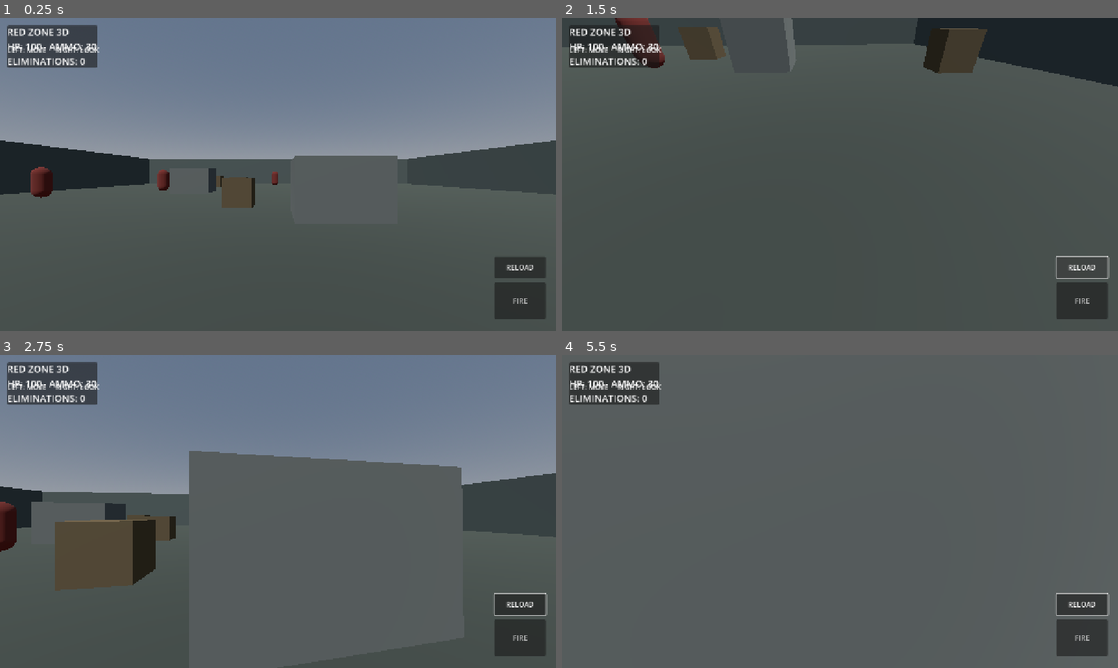
Above: before the commit, frames 1-4 (two rows, left to right).
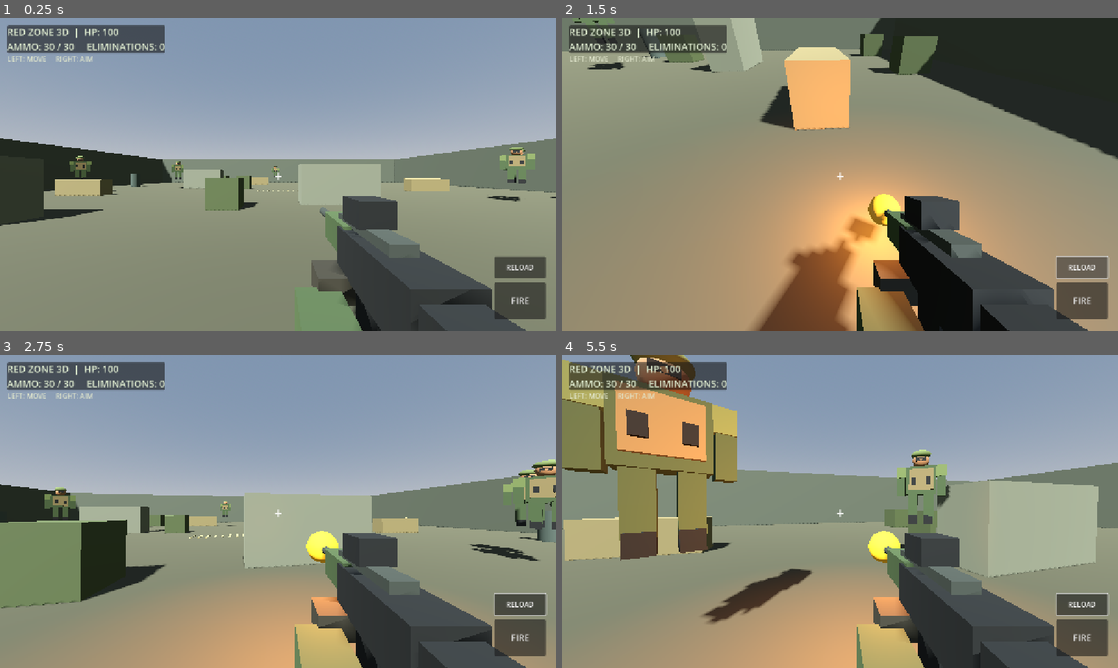
Above: after the commit, the same moments.

Repository: skanderskon554-svg/Red-zone-3d
Game: Godot game, scene res://scenes/main.tscn
Two runs of this game, one before a commit and one after it. Both use one fixed random seed, a clock stepped at 60 frames per second and the inputs below.
Inputs (mouse positions are in pixels of both pictures, inside the frame that each line leads up to):
- Up to frame 1 (0.25 s): no input
- Up to frame 2 (1.5 s): click "FIRE" at 0.5 s; click "RELOAD" at 1.25 s
- Up to frame 3 (2.75 s): move the mouse to (305, 511) at 2.02 s; hold W from 2.03 s (still down)
- Up to frame 4 (5.5 s): keep holding W; move the mouse to (812, 511) at 2.77 s; move the mouse to (851, 505) at 3.52 s; move the mouse to (834, 517) at 4.27 s; move the mouse to (878, 514) at 5.02 s

The runs differ from the first frame. In frame 1, 89% of the frame differs, in the area x 0-100%, y 0-100%; in frame 2, 89%; in frame 3, 94%; in frame 4, 95%.
Error after the commit: Cannot call method 'start' on a null value. (res://scripts/main.gd:416)

Commit message:
Upgrade RED ZONE 3D visuals, soldiers, rifle and sound effects

Diff:
--- a/scripts/main.gd
+++ b/scripts/main.gd
@@ -12,15 +12,57 @@
 var move_vector := Vector2.ZERO
 var fire_button: Button
 var hud_label: Label
-var joystick: ColorRect
+var weapon_root: Node3D
+var muzzle_flash: MeshInstance3D
+var flash_light: OmniLight3D
+var fire_audio: AudioStreamPlayer
+var reload_audio: AudioStreamPlayer
+
+const RIFLE_DARK := Color(0.075, 0.085, 0.075)
+const RIFLE_METAL := Color(0.19, 0.21, 0.19)
+const OLIVE := Color(0.22, 0.28, 0.17)
+const OLIVE_LIGHT := Color(0.34, 0.39, 0.23)
+const TAN := Color(0.42, 0.37, 0.25)
 
 func _ready() -> void:
 	Input.mouse_mode = Input.MOUSE_MODE_CAPTURED
+	randomize()
 	_build_world()
 	_build_player()
 	_build_hud()
-	for i in range(5):
+	_build_audio()
+	for i in range(6):
 		_spawn_enemy()
+
+func _material(color: Color, roughness := 0.88, metallic := 0.0) -> StandardMaterial3D:
+	var mat := StandardMaterial3D.new()
+	mat.albedo_color = color
+	mat.roughness = roughness
+	mat.metallic = metallic
+	return mat
+
+func _part(parent: Node3D, part_name: String, mesh_data: Mesh, pos: Vector3, color: Color, rot := Vector3.ZERO) -> MeshInstance3D:
+	var instance := MeshInstance3D.new()
+	instance.name = part_name
+	instance.mesh = mesh_data
+	instance.position = pos
+	instance.rotation_degrees = rot
+	instance.material_override = _material(color)
+	parent.add_child(instance)
+	return instance
+
+func _cube(parent: Node3D, part_name: String, pos: Vector3, size: Vector3, color: Color, rot := Vector3.ZERO) -> MeshInstance3D:
+	var shape := BoxMesh.new()
+	shape.size = size
+	return _part(parent, part_name, shape, pos, color, rot)
+
+func _cylinder(parent: Node3D, part_name: String, pos: Vector3, radius: float, height: float, color: Color, rot := Vector3.ZERO) -> MeshInstance3D:
+	var shape := CylinderMesh.new()
+	shape.top_radius = radius
+	shape.bottom_radius = radius
+	shape.height = height
+	shape.radial_segments = 12
+	return _part(parent, part_name, shape, pos, color, rot)
 
 func _build_world() -> void:
 	var env := WorldEnvironment.new()
@@ -29,39 +71,57 @@
 	environment.sky = Sky.new()
 	environment.sky.sky_material = ProceduralSkyMaterial.new()
 	environment.ambient_light_source = Environment.AMBIENT_SOURCE_COLOR
-	environment.ambient_light_color = Color(0.55, 0.60, 0.68)
-	environment.ambient_light_energy = 0.7
+	environment.ambient_light_color = Color(0.48, 0.53, 0.48)
+	environment.ambient_light_energy = 0.72
+	environment.tonemap_mode = Environment.TONE_MAPPER_FILMIC
 	env.environment = environment
 	add_child(env)
+
 	var sun := DirectionalLight3D.new()
-	sun.rotation_degrees = Vector3(-55, -25, 0)
-	sun.light_energy = 1.4
+	sun.rotation_degrees = Vector3(-48, -32, 0)
+	sun.light_energy = 1.45
+	sun.shadow_enabled = true
 	add_child(sun)
-	_box("Ground", Vector3(0, -0.5, 0), Vector3(45, 1, 45), Color(0.19, 0.22, 0.20), true)
-	for x in [-21.0, 21.0]:
-		_box("Boundary", Vector3(x, 2, 0), Vector3(1, 4, 43), Color(0.25, 0.29, 0.28), true)
-	for z in [-21.0, 21.0]:
-		_box("Boundary", Vector3(0, 2, z), Vector3(43, 4, 1), Color(0.25, 0.29, 0.28), true)
-	for p in [Vector3(-7,1,-5), Vector3(6,1,-8), Vector3(2,1,5), Vector3(-9,1,8), Vector3(10,1,10)]:
-		_box("Concrete cover", p, Vector3(3,2,2), Color(0.32,0.34,0.33), true)
-	for i in range(12):
-		var x := randf_range(-17,17)
-		var z := randf_range(-17,17)
-		_box("Crate", Vector3(x,0.65,z), Vector3(1.3,1.3,1.3), Color(0.30,0.25,0.16), true)
+
+	_box("Dusty battlefield", Vector3(0, -0.5, 0), Vector3(48, 1, 48), Color(0.25, 0.25, 0.19), true)
+	for x in [-23.0, 23.0]:
+		_box("Perimeter wall", Vector3(x, 2.2, 0), Vector3(1.2, 4.4, 47), Color(0.28, 0.30, 0.26), true)
+	for z in [-23.0, 23.0]:
+		_box("Perimeter wall", Vector3(0, 2.2, z), Vector3(47, 4.4, 1.2), Color(0.28, 0.30, 0.26), true)
+
+	# Large concrete barriers and sandbag positions
+	for p in [Vector3(-8,1,-6), Vector3(7,1,-9), Vector3(3,1,5), Vector3(-10,1,9), Vector3(12,1,11)]:
+		_box("Concrete barricade", p, Vector3(3.8,2,1.4), Color(0.38,0.39,0.34), true)
+	for p in [Vector3(-3,0.55,-13), Vector3(13,0.55,-2), Vector3(-14,0.55,1), Vector3(5,0.55,15)]:
+		_box("Sandbag stack", p, Vector3(3.2,1.1,1.0), Color(0.43,0.39,0.27), true)
+
+	# Crates, drums, road markings and scattered debris
+	for i in range(15):
+		var x := randf_range(-19, 19)
+		var z := randf_range(-19, 19)
+		if Vector2(x, z).length() > 5.0:
+			_box("Military supply crate", Vector3(x,0.65,z), Vector3(1.35,1.3,1.35), Color(0.25,0.29,0.18), true)
+	for p in [Vector3(-17,0.8,-8), Vector3(17,0.8,4), Vector3(-5,0.8,18)]:
+		_cylinder_world("Fuel drum", p, 0.48, 1.6, Color(0.25,0.29,0.27))
+	for i in range(9):
+		var mark := BoxMesh.new()
+		mark.size = Vector3(0.12, 0.025, 1.4)
+		var decal := MeshInstance3D.new()
+		decal.mesh = mark
+		decal.position = Vector3(-1.8 + i * 0.45, 0.015, -2.0)
+		decal.material_override = _material(Color(0.52,0.48,0.34))
+		add_child(decal)
 
 func _box(n: String, pos: Vector3, size: Vector3, color: Color, solid: bool) -> void:
-	var body := StaticBody3D.new() if solid else Node3D.new()
+	var body: Node3D = StaticBody3D.new() if solid else Node3D.new()
 	body.name = n
 	body.position = pos
-	var mesh := MeshInstance3D.new()
-	var shape := BoxMesh.new()
-	shape.size = size
-	mesh.mesh = shape
-	var mat := StandardMaterial3D.new()
-	mat.albedo_color = color
-	mat.roughness = 0.9
-	mesh.material_override = mat
-	body.add_child(mesh)
+	var mesh := BoxMesh.new()
+	mesh.size = size
+	var instance := MeshInstance3D.new()
+	instance.mesh = mesh
+	instance.material_override = _material(color)
+	body.add_child(instance)
 	if solid:
 		var collision := CollisionShape3D.new()
 		var box := BoxShape3D.new()
@@ -70,20 +130,85 @@
 		body.add_child(collision)
 	add_child(body)
 
+func _cylinder_world(n: String, pos: Vector3, radius: float, height: float, color: Color) -> void:
+	var body := StaticBody3D.new()
+	body.name = n
+	body.position = pos
+	var mesh := CylinderMesh.new()
+	mesh.top_radius = radius
+	mesh.bottom_radius = radius
+	mesh.height = height
+	var instance := MeshInstance3D.new()
+	instance.mesh = mesh
+	instance.material_override = _material(color)
+	body.add_child(instance)
+	var collision := CollisionShape3D.new()
+	var shape := CylinderShape3D.new()
+	shape.radius = radius
+	shape.height = height
+	collision.shape = shape
+	body.add_child(collision)
+	add_child(body)
+
 func _build_player() -> void:
 	player = CharacterBody3D.new()
-	player.position = Vector3(0, 1, 12)
+	player.position = Vector3(0, 1, 15)
 	var collision := CollisionShape3D.new()
 	var capsule := CapsuleShape3D.new()
 	capsule.radius = 0.38
 	capsule.height = 1.8
 	collision.shape = capsule
 	player.add_child(collision)
+
 	camera = Camera3D.new()
 	camera.position.y = 0.55
 	camera.current = true
+	camera.fov = 78.0
 	player.add_child(camera)
 	add_child(player)
+	_build_rifle()
+
+func _build_rifle() -> void:
+	weapon_root = Node3D.new()
+	weapon_root.name = "FIRST_PERSON_ASSAULT_RIFLE"
+	weapon_root.position = Vector3(0.34, -0.31, -0.62)
+	camera.add_child(weapon_root)
+
+	# Receiver, stock, handguard, barrel, magazine and top rail
+	_cube(weapon_root, "Rifle receiver", Vector3(0,0,0), Vector3(0.16,0.17,0.48), RIFLE_DARK)
+	_cube(weapon_root, "Rifle handguard", Vector3(0,0.025,-0.34), Vector3(0.14,0.14,0.34), OLIVE)
+	_cube(weapon_root, "Rifle stock", Vector3(0,-0.015,0.34), Vector3(0.13,0.14,0.32), RIFLE_DARK)
+	_cylinder(weapon_root, "Long rifle barrel", Vector3(0,0.035,-0.62), 0.027, 0.48, RIFLE_METAL, Vector3(90,0,0))
+	_cube(weapon_root, "Magazine", Vector3(0,-0.17,-0.02), Vector3(0.105,0.25,0.16), RIFLE_DARK, Vector3(-8,0,0))
+	_cube(weapon_root, "Top rail", Vector3(0,0.105,-0.12), Vector3(0.08,0.035,0.44), RIFLE_METAL)
+	_cube(weapon_root, "Optic sight", Vector3(0,0.17,-0.12), Vector3(0.13,0.10,0.16), RIFLE_DARK)
+	_cube(weapon_root, "Front grip", Vector3(0,-0.12,-0.31), Vector3(0.075,0.20,0.09), RIFLE_DARK, Vector3(-10,0,0))
+	_cube(weapon_root, "Trigger grip", Vector3(0,-0.15,0.13), Vector3(0.075,0.20,0.10), RIFLE_DARK, Vector3(-12,0,0))
+	# First-person sleeve and glove suggest the soldier's support arm
+	_cube(weapon_root, "Sleeve", Vector3(-0.19,-0.22,0.03), Vector3(0.17,0.19,0.32), OLIVE)
+	_cube(weapon_root, "Glove", Vector3(-0.12,-0.13,-0.18), Vector3(0.14,0.10,0.16), Color(0.18,0.17,0.13))
+
+	var flash_mesh := SphereMesh.new()
+	flash_mesh.radius = 0.12
+	flash_mesh.height = 0.24
+	muzzle_flash = _part(weapon_root, "Muzzle flash", flash_mesh, Vector3(0,0.04,-0.88), Color(1.0,0.68,0.16))
+	muzzle_flash.visible = false
+	flash_light = OmniLight3D.new()
+	flash_light.position = Vector3(0,0.04,-0.9)
+	flash_light.light_color = Color(1.0,0.55,0.18)
+	flash_light.omni_range = 4.0
+	flash_light.light_energy = 2.5
+	flash_light.visible = false
+	weapon_root.add_child(flash_light)
+	var flash_timer := Timer.new()
+	flash_timer.one_shot = true
+	flash_timer.wait_time = 0.075
+	flash_timer.timeout.connect(func():
+		if is_instance_valid(muzzle_flash):
+			muzzle_flash.visible = false
+			flash_light.visible = false
+	)
+	weapon_root.add_child(flash_timer)
 
 func _build_hud() -> void:
 	var layer := CanvasLayer.new()
@@ -93,13 +218,26 @@
 	layer.add_child(panel)
 	hud_label = Label.new()
 	hud_label.add_theme_font_size_override("font_size", 22)
+	hud_label.add_theme_color_override("font_color", Color(0.88,0.93,0.82))
 	panel.add_child(hud_label)
+
 	var hint := Label.new()
-	hint.text = "LEFT: MOVE     RIGHT: LOOK"
-	hint.position = Vector2(16, 62)
+	hint.text = "LEFT: MOVE     RIGHT: AIM"
+	hint.position = Vector2(16, 82)
+	hint.add_theme_color_override("font_color", Color(0.88,0.9,0.8))
 	layer.add_child(hint)
+
+	var crosshair := Label.new()
+	crosshair.text = "+"
+	crosshair.add_theme_font_size_override("font_size", 34)
+	crosshair.add_theme_color_override("font_color", Color(1,1,1,0.9))
+	crosshair.set_anchors_and_offsets_preset(Control.PRESET_CENTER)
+	crosshair.position = Vector2(-10,-22)
+	layer.add_child(crosshair)
+
 	fire_button = Button.new()
 	fire_button.text = "FIRE"
+	fire_button.add_theme_font_size_override("font_size", 20)
 	fire_button.custom_minimum_size = Vector2(112, 76)
 	fire_button.position = Vector2(0, 0)
 	fire_button.anchor_left = 1
@@ -112,6 +250,7 @@
 	fire_button.offset_bottom = -28
 	fire_button.pressed.connect(_shoot)
 	layer.add_child(fire_button)
+
 	var reload := Button.new()
 	reload.text = "RELOAD"
 	reload.position = Vector2(0,0)
@@ -123,13 +262,42 @@
 	reload.offset_top = -172
 	reload.offset_right = -24
 	reload.offset_bottom = -122
-	reload.pressed.connect(func(): ammo = 30; _update_hud())
+	reload.pressed.connect(_reload)
 	layer.add_child(reload)
 	_update_hud()
 
+func _build_audio() -> void:
+	fire_audio = AudioStreamPlayer.new()
+	fire_audio.stream = _make_sound(95.0, 0.16, true)
+	fire_audio.volume_db = -4.0
+	add_child(fire_audio)
+	reload_audio = AudioStreamPlayer.new()
+	reload_audio.stream = _make_sound(420.0, 0.22, false)
+	reload_audio.volume_db = -9.0
+	add_child(reload_audio)
+
+func _make_sound(frequency: float, duration: float, noise: bool) -> AudioStreamWAV:
+	var sample_rate := 22050
+	var count := int(sample_rate * duration)
+	var bytes := PackedByteArray()
+	bytes.resize(count * 2)
+	for i in range(count):
+		var t := float(i) / float(sample_rate)
+		var envelope := pow(1.0 - float(i) / float(count), 3.0)
+		var sample := sin(TAU * frequency * t) * 0.45
+		if noise:
+			sample = (randf() * 2.0 - 1.0) * 0.85 + sample * 0.25
+		bytes.encode_s16(i * 2, int(clamp(sample * envelope, -1.0, 1.0) * 32767.0))
+	var stream := AudioStreamWAV.new()
+	stream.format = AudioStreamWAV.FORMAT_16_BITS
+	stream.mix_rate = sample_rate
+	stream.stereo = false
+	stream.data = bytes
+	return stream
+
 func _update_hud() -> void:
 	if is_instance_valid(hud_label):
-		hud_label.text = "RED ZONE 3D\nHP: %d   AMMO: %d\nELIMINATIONS: %d" % [health, ammo, score]
+		hud_label.text = "RED ZONE 3D  |  HP: %d\nAMMO: %d / 30     ELIMINATIONS: %d" % [health, ammo, score]
 
 func _input(event: InputEvent) -> void:
 	if event is InputEventMouseMotion and Input.mouse_mode == Input.MOUSE_MODE_CAPTURED:
@@ -156,6 +324,8 @@
 			_look(event.relative)
 
 func _look(delta: Vector2) -> void:
+	if not is_instance_valid(player):
+		return
 	player.rotate_y(-delta.x * 0.003)
 	camera.rotate_x(-delta.y * 0.003)
 	camera.rotation.x = clamp(camera.rotation.x, -1.35, 1.35)
@@ -176,38 +346,59 @@
 	else:
 		player.velocity.y = 0
 	player.move_and_slide()
+
 	for enemy in enemies:
 		if is_instance_valid(enemy):
 			var to_player := player.global_position - enemy.global_position
 			to_player.y = 0
-			if to_player.length() > 1.3:
-				enemy.velocity = to_player.normalized() * 1.8
+			if to_player.length() > 1.5:
+				enemy.velocity = to_player.normalized() * 1.65
 				enemy.look_at(Vector3(player.global_position.x, enemy.global_position.y, player.global_position.z))
 			else:
 				enemy.velocity = Vector3.ZERO
-				if randf() < delta * 0.25:
+				if randf() < delta * 0.3:
 					health = max(0, health - 5)
 					_update_hud()
 			enemy.move_and_slide()
 
 func _spawn_enemy() -> void:
 	var enemy := CharacterBody3D.new()
-	enemy.position = Vector3(randf_range(-15,15), 1, randf_range(-15,5))
+	enemy.name = "Enemy_Soldier"
+	enemy.position = Vector3(randf_range(-17,17), 1, randf_range(-17,5))
 	var collision := CollisionShape3D.new()
 	var capsule := CapsuleShape3D.new()
-	capsule.radius = 0.42
+	capsule.radius = 0.38
 	capsule.height = 1.8
 	collision.shape = capsule
 	enemy.add_child(collision)
-	var mesh := MeshInstance3D.new()
-	var body_mesh := CapsuleMesh.new()
-	body_mesh.radius = 0.42
-	body_mesh.height = 1.8
-	mesh.mesh = body_mesh
-	var mat := StandardMaterial3D.new()
-	mat.albedo_color = Color(0.38,0.12,0.10)
-	mesh.material_override = mat
-	enemy.add_child(mesh)
+
+	var soldier := Node3D.new()
+	soldier.name = "Soldier_Model"
+	enemy.add_child(soldier)
+	# Boots and legs
+	_cube(soldier, "Left boot", Vector3(-0.19,0.12,0.02), Vector3(0.22,0.22,0.34), RIFLE_DARK)
+	_cube(soldier, "Right boot", Vector3(0.19,0.12,0.02), Vector3(0.22,0.22,0.34), RIFLE_DARK)
+	_cube(soldier, "Left trouser leg", Vector3(-0.19,0.48,0), Vector3(0.23,0.62,0.27), OLIVE)
+	_cube(soldier, "Right trouser leg", Vector3(0.19,0.48,0), Vector3(0.23,0.62,0.27), OLIVE)
+	# Torso, armored vest, shoulders and arms
+	_cube(soldier, "Uniform torso", Vector3(0,1.15,0), Vector3(0.72,0.72,0.38), OLIVE)
+	_cube(soldier, "Tactical vest", Vector3(0,1.17,-0.205), Vector3(0.58,0.53,0.10), TAN)
+	_cube(soldier, "Vest magazine pouch", Vector3(-0.17,1.12,-0.27), Vector3(0.12,0.19,0.07), RIFLE_DARK)
+	_cube(soldier, "Vest radio pouch", Vector3(0.17,1.12,-0.27), Vector3(0.12,0.19,0.07), RIFLE_DARK)
+	_cube(soldier, "Left shoulder", Vector3(-0.47,1.38,0), Vector3(0.25,0.28,0.30), OLIVE_LIGHT)
+	_cube(soldier, "Right shoulder", Vector3(0.47,1.38,0), Vector3(0.25,0.28,0.30), OLIVE_LIGHT)
+	_cube(soldier, "Left arm", Vector3(-0.49,1.02,-0.02), Vector3(0.20,0.55,0.22), OLIVE)
+	_cube(soldier, "Right arm", Vector3(0.49,1.02,-0.02), Vector3(0.20,0.55,0.22), OLIVE)
+	# Head, helmet and dark visor
+	var head := SphereMesh.new()
+	head.radius = 0.20
+	head.height = 0.4
+	_part(soldier, "Soldier head", head, Vector3(0,1.68,0), Color(0.55,0.39,0.27))
+	var helmet := SphereMesh.new()
+	helmet.radius = 0.24
+	helmet.height = 0.23
+	_part(soldier, "Combat helmet", helmet, Vector3(0,1.84,0), OLIVE_LIGHT)
+	_cube(soldier, "Face visor", Vector3(0,1.69,-0.17), Vector3(0.23,0.09,0.055), RIFLE_DARK)
 	add_child(enemy)
 	enemies.append(enemy)
 
@@ -216,7 +407,19 @@
 		_update_hud()
 		return
 	ammo -= 1
-	var query := PhysicsRayQueryParameters3D.create(camera.global_position, camera.global_position - camera.global_transform.basis.z * 80)
+	if is_instance_valid(fire_audio):
+		fire_audio.play()
+	if is_instance_valid(muzzle_flash):
+		muzzle_flash.visible = true
+		flash_light.visible = true
+		var flash_timer: Timer = weapon_root.get_node("Timer")
+		flash_timer.start()
+	if is_instance_valid(weapon_root):
+		var tween := create_tween()
+		tween.tween_property(weapon_root, "position:z", -0.53, 0.045)
+		tween.tween_property(weapon_root, "position:z", -0.62, 0.09)
+
+	var query := PhysicsRayQueryParameters3D.create(camera.global_position, camera.global_position - camera.global_transform.basis.z * 90.0)
 	query.exclude = [player.get_rid()]
 	var hit := get_world_3d().direct_space_state.intersect_ray(query)
 	if hit and hit.collider in enemies:
@@ -226,3 +429,9 @@
 		score += 1
 		_spawn_enemy()
 	_update_hud()
+
+func _reload() -> void:
+	ammo = 30
+	if is_instance_valid(reload_audio):
+		reload_audio.play()
+	_update_hud()
